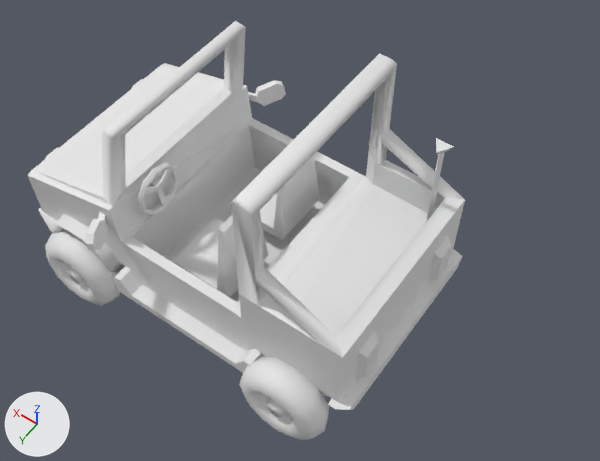
An edit to the Blender file materials/models/jeep/jeep.blend, drawn before and after from the same camera.
Rendered twice from a 50 mm lens placed at (-0.895, 1.064, 2.052), pointed at (-0.134, -0.001, 0.379). Every picture has the same lights, and +X, +Y and +Z are marked at lower left. Materials are left out; every surface is plain grey.

The first picture shows 'Jeep Body', 'Left Chair', 'Left Winker', 'Right Chair', 'Right Winker', 'Steering Wheel', 'Wheel Back Left', 'Wheel Front Left'.
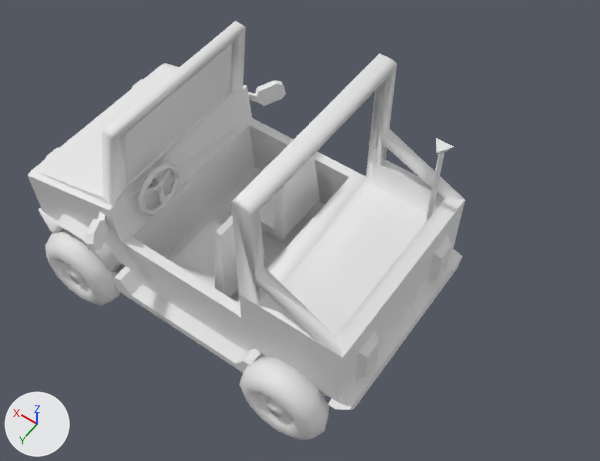
Diff of the bpy script that builds the scene:
```diff
--- a/materials/models/jeep/jeep.blend.py
+++ b/materials/models/jeep/jeep.blend.py
@@ me_cube_001 @@
 me_cube_001.from_pydata(...)  # 459 vertices, 379 faces; spans x -2.25..1.98, y -1.34..1.34, z -2.38..6.6
 # used by ob_jeep_body; location = (-0.092, -0.013, 0.249); scale = (0.35, 0.28, 0.0798)
+# me_cube_001 part 1: 8 of the faces centred in x -0.88..-0.12, y -0.94..0.94, z 1.0..2.03 are now shaded smooth
@@ me_cube @@
+me_cube.from_pydata([(-1.0, -1.0, -1.0), (-1.0, -1.0, 1.0), (-1.0, 1.0, -1.0), (-1.0, 1.0, 1.0), (-0.47, -1.0, -0.98), (1.0, -1.0, 1.0), (1.0, 1.0, -1.0), (1.0, 1.0, 1.0)], [], [(0, 1, 3, 2), (2, 3, 7, 6), (6, 7, 5, 4), (4, 5, 1, 0), (2, 6, 4, 0), (7, 3, 1, 5)])
@@ ob_left_chair @@
 ob_left_chair = bpy.data.objects.new('Left Chair', me_cube_002)
-ob_left_chair.location = (0.049, 0.11, 0.314)
+ob_left_chair.location = (0.049, 0.12, 0.314)
 ob_left_chair.scale = (0.0914, 0.0914, 0.0914)
@@ ob_window @@
+ob_window = bpy.data.objects.new('Window', me_cube)
+ob_window.location = (0.259, 0.0, 0.568)
+ob_window.rotation_euler = (0.0, -0.175, 0.0)  # degrees (0, -10, 0)
+ob_window.scale = (0.00921, 0.228, 0.111)
```

What differs and where, as boxes (x1, y1, x2, y2) in the pictures (600 x 461 px):
'Window', added: after (125, 44, 232, 184)
'Left Chair', moved: before (172, 215, 268, 297); after (172, 215, 266, 297)
part 1 of me_cube_001, shading changed: (237, 151, 445, 315) in both
